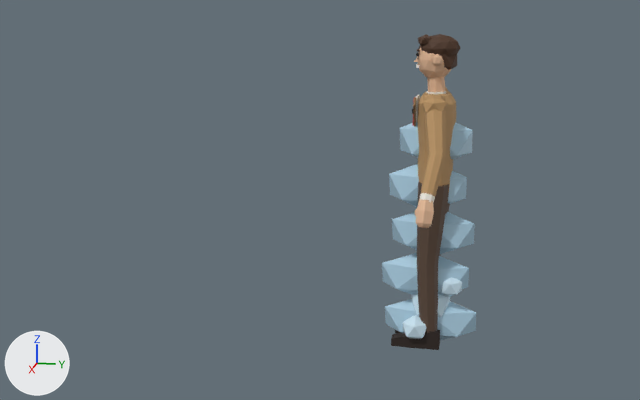
The Blender file art/dale.blend as it was, and as the next commit left it.
The view is the same before and after, from a 50 mm camera at (5.21, 0.35, 2.17) aimed at (-0.01, -0.7, 0.86). Every picture has the same lights, and +X, +Y and +Z are marked at lower left. The first picture is the older version.

The first picture shows 'dale_body', 'fx_cold_front', 'fx_hail'.
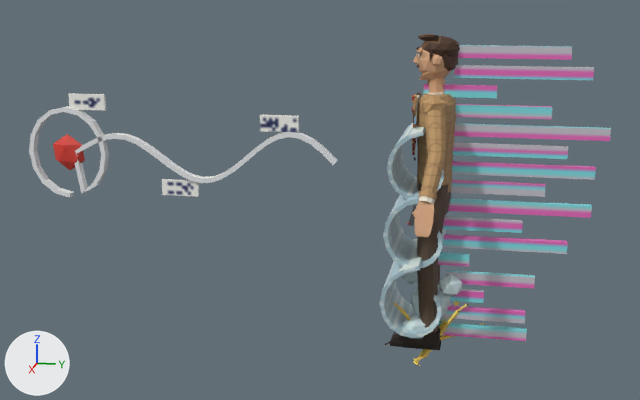
Boxes (x1, y1, x2, y2) around the edits, measured in the pictures (640 x 400 px; the box of a moved part takes in the faces that stretch with it):
'fx_tape_skip', added
    after: (416, 45, 611, 341)
'fx_cold_front', surface changed, reshaped (29% narrower)
    before: (382, 122, 476, 340)
    after: (380, 123, 446, 338)
'dale_body', surface changed, reshaped
    before: (391, 34, 460, 350)
    after: (390, 34, 460, 350)
'fx_isobar_lasso', added
    after: (29, 93, 338, 198)
'fx_hail', surface changed (blue to grey)
    both: (403, 277, 462, 339)
'fx_heat_lightning', added
    after: (385, 301, 484, 366)
part 1 of me_dale_body, added
    after: (405, 340, 441, 350)
part 2 of me_dale_body, added
    after: (390, 341, 405, 348)
part 3 of me_dale_body, moved or reshaped
    before: (391, 34, 460, 350)
    after: (391, 34, 460, 346)
part 4 of me_fx_cold_front, deleted (blue)
    before: (385, 299, 476, 340)
part 5 of me_fx_cold_front, deleted (blue)
    before: (389, 164, 467, 207)
part 6 of me_fx_cold_front, deleted (blue)
    before: (400, 122, 473, 160)
part 7 of me_fx_cold_front, reshaped
    before: (382, 212, 475, 295)
    after: (380, 123, 446, 338)

What changed in the scene script:
```text
Change mat_body:
    remove n2 = _N.new('ShaderNodeVertexColor'); n2.name = 'Color Attribute'
    remove n2.layer_name = 'Col'
    add n3 = _N.new('ShaderNodeTexImage'); n3.name = 'Image Texture'
    add n3.image = img_dale_body
    where n0 = _N.new('ShaderNodeBsdfPrincipled'); n0.name = 'Principled BSDF'
    remove _L.new(n2.outputs[0], n0.inputs[0])  # 'Color' to 'Base Color'
    add _L.new(n3.outputs[0], n0.inputs[0])  # 'Color' to 'Base Color'
Change mat_props:
    remove n2 = _N.new('ShaderNodeVertexColor'); n2.name = 'Color Attribute'
    remove n2.layer_name = 'Col'
    add n3 = _N.new('ShaderNodeTexImage'); n3.name = 'Image Texture'
    add n3.image = img_dale_props
    where n0 = _N.new('ShaderNodeBsdfPrincipled'); n0.name = 'Principled BSDF'
    remove _L.new(n2.outputs[0], n0.inputs[0])  # 'Color' to 'Base Color'
    add _L.new(n3.outputs[0], n0.inputs[0])  # 'Color' to 'Base Color'
Change me_dale_body:
    remove me_dale_body.from_pydata(...)  # 806 vertices, 871 faces; spans x -0.57..0.57, y -0.22..0.12, z 0.0..1.88
    add me_dale_body.from_pydata(...)  # 1339 vertices, 1465 faces; spans x -0.56..0.56, y -0.23..0.13, z 0.0..1.88
    me_dale_body part 1: a new loose piece, a box spanning x 0.051..0.157, y -0.135..0.075, z 0.0..0.023, in mat_body (picture img_dale_body)
    me_dale_body part 2: the loose piece of 8 vertices spanning x 0.06..0.15, y -0.22..-0.13, z 0.0..0.07 is copied, and the copy is scaled about its middle by (1.12, 1.08, 0.341), then moved by (0.0, 0.0, -0.02); it spans x 0.05..0.16, y -0.23..-0.13, z 0.0..0.02
    me_dale_body part 3: 246 vertices moved from x -0.48..0.48, y -0.22..0.12, z 0.0..1.88 to x -0.49..0.48, y -0.22..0.12, z 0.02..1.87; 208 vertices removed from x -0.57..0.57, y -0.13..0.11, z 0.1..1.88; 626 vertices added at x -0.56..0.56, y -0.13..0.13, z 0.1..1.88
    other edits to the shape of me_dale_body do not show in these pictures
Change me_fx_cold_front:
    remove me_fx_cold_front.from_pydata(...)  # 60 vertices, 100 faces; spans x -0.107..0.107, y -0.304..0.281, z -0.02..1.42
    add me_fx_cold_front.from_pydata(...)  # 384 vertices, 384 faces; spans x -0.33..0.33, y -0.282..0.077, z 0.096..1.366
    me_fx_cold_front part 4: the loose piece of 12 vertices spanning x -0.107..0.107, y -0.281..0.281, z -0.02..0.3 is deleted
    me_fx_cold_front part 5: the loose piece of 12 vertices spanning x -0.107..0.107, y -0.27..0.19, z 0.82..1.14 is deleted
    me_fx_cold_front part 6: the loose piece of 12 vertices spanning x -0.107..0.107, y -0.213..0.213, z 1.1..1.42 is deleted
    me_fx_cold_front part 7: 24 vertices removed from x -0.107..0.107, y -0.304..0.247, z 0.26..0.86; 384 vertices added at x -0.33..0.33, y -0.282..0.077, z 0.096..1.366
Add ob_fx_tape_skip:
    ob_fx_tape_skip = bpy.data.objects.new('fx_tape_skip', me_fx_tape_skip)  # 128 vertices, 96 faces; spans x -0.02..0.02, y -0.1..0.98, z 0.04..1.82; in mat_props (picture img_dale_props)
    ob_fx_tape_skip.location = (0.0, 0.0, 0.0)
Add ob_fx_heat_lightning:
    ob_fx_heat_lightning = bpy.data.objects.new('fx_heat_lightning', me_fx_heat_lightning)  # 362 vertices, 346 faces; spans x -0.33..0.299, y -0.29..0.334, z -0.09..0.305; in mat_props (picture img_dale_props)
    ob_fx_heat_lightning.location = (0.0, 0.0, 0.0)
Add ob_fx_isobar_lasso:
    ob_fx_isobar_lasso = bpy.data.objects.new('fx_isobar_lasso', me_fx_isobar_lasso)  # 356 vertices, 277 faces; spans x -0.04..0.04, y -2.62..-0.59, z 0.81..1.48; in mat_props (picture img_dale_props)
    ob_fx_isobar_lasso.location = (0.0, 0.0, 0.0)
```
